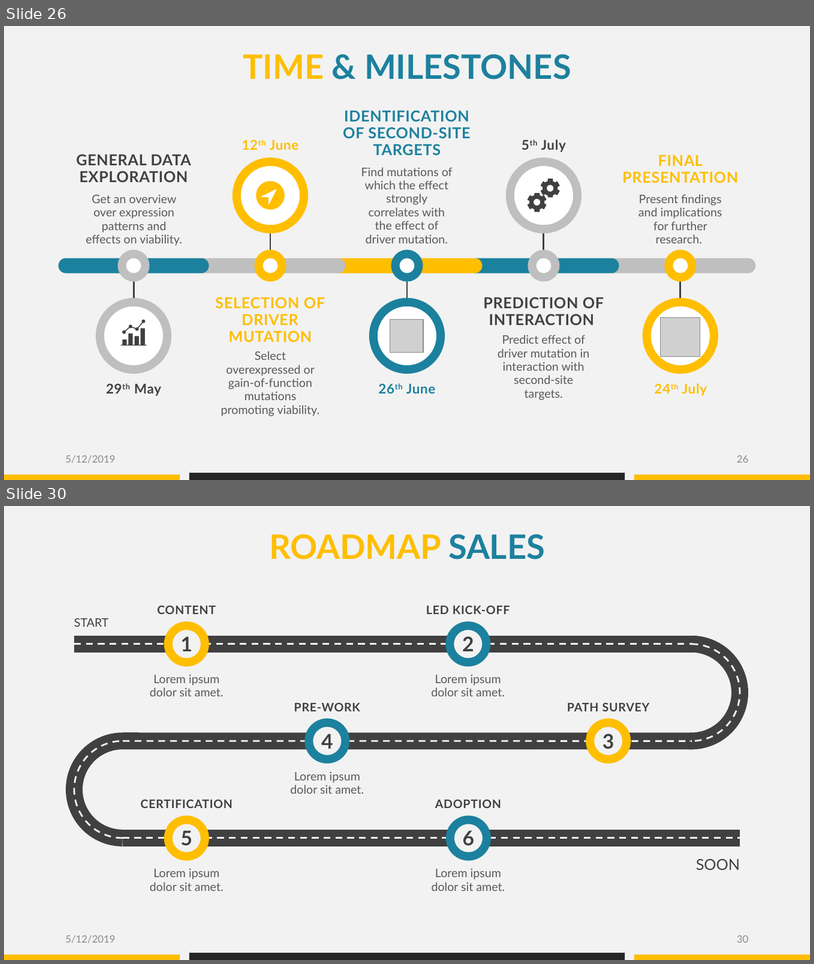
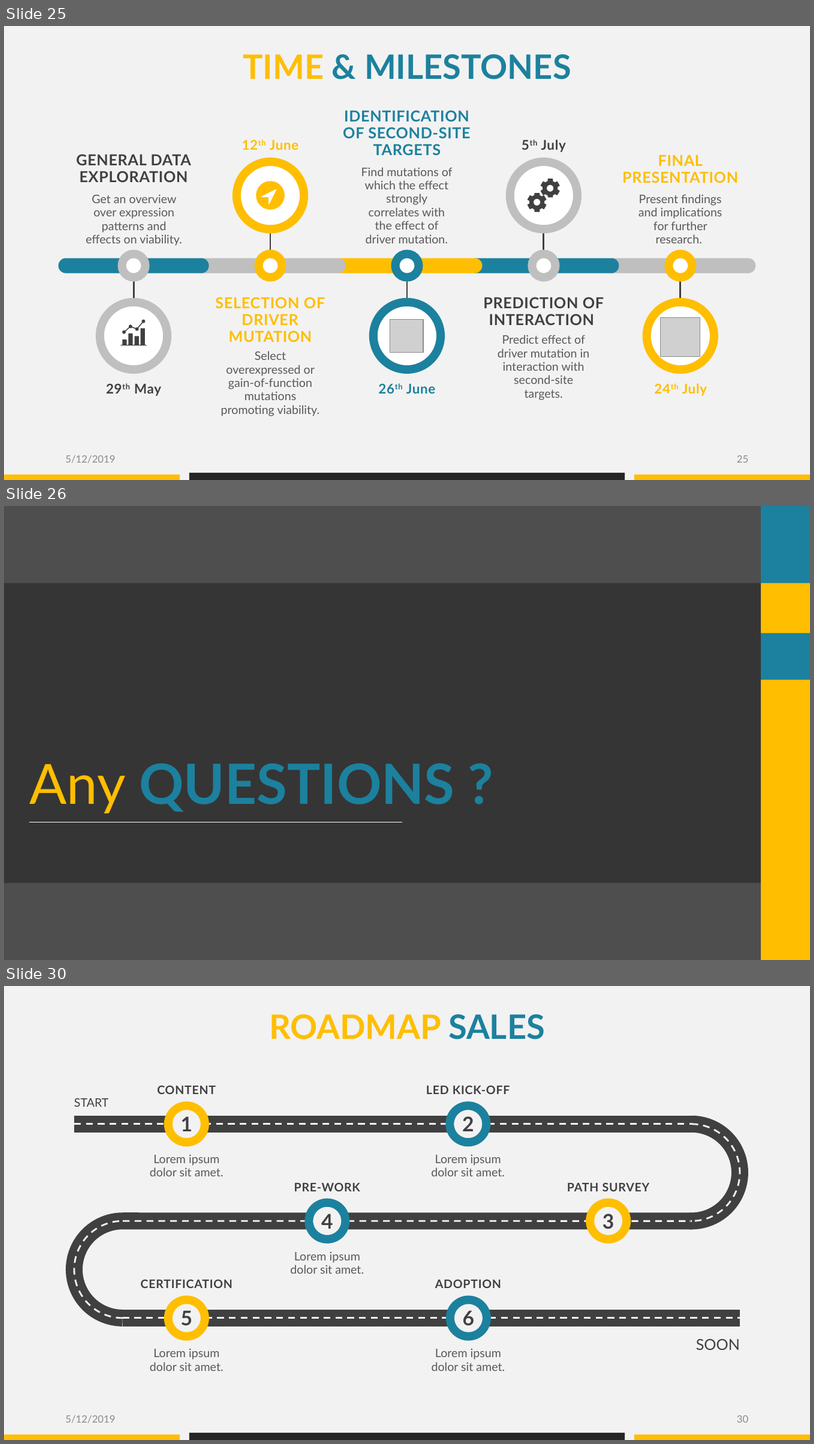
Before and after one commit to datascience-mobi/group-04-project-1-4, a slide deck: Project proposal_presentation_V1.pptx. Shown one above the other, each under a label of ours: slides 26 and 30 before the commit, slides 25, 26 and 30 after it; the slides between them are not shown. The pictures are 814x964 and 814x1444 pixels, drawn with LibreOffice and Linux fonts; fonts in the diff are those of the drawing; grey boxes stand for pictures; background and template pictures are left out. Boxes give left, top, right and bottom in pixels: in the first picture for what was removed or moved away, otherwise in the second. Text is boxed around its words. In the diff, an @@ line names an element or a change of style, - is before the commit and + after.

```diff
--- a/Project proposal_presentation_V1.pptx
+++ b/Project proposal_presentation_V1.pptx
@@ slide 26 added at bbox=[4, 506, 810, 960], background picture (left out) @@
@@ rounded rectangle added at bbox=[4, 506, 810, 960], fill #262626 at 81% opacity @@
@@ rectangle added at bbox=[761, 506, 810, 960], fill #FFBE00 @@
@@ rectangle added at bbox=[761, 506, 810, 583], fill #1C819E @@
@@ rounded rectangle added at bbox=[4, 583, 810, 882], fill #262626 at 61% opacity @@
@@ rectangle added at bbox=[761, 633, 810, 679], fill #1C819E @@
@@ text added at bbox=[29, 763, 455, 813], 66 pt, text #1C819E, bold @@
+Any QUESTIONS ?
@@ line added from (29, 822) to (402, 822), #FFFFFF 1 pt @@
@@ what was slide 26 is now slide 25 @@
@@ page number at bbox=[737, 455, 749, 462]: text changed @@
-26
+25
```
Also in this commit, not shown: 6 slides changed, 2 other slides added, 3 slides removed.
